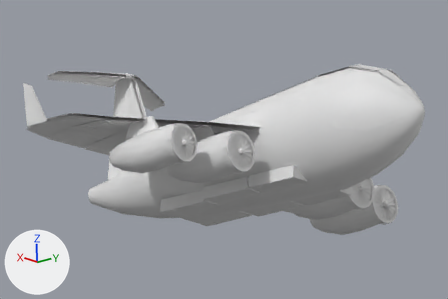
The Blender file assets/modelos/FCU_ala_de_obsidiana/FCU_ala_de_obsidiana.blend as it was, and as the next commit left it.
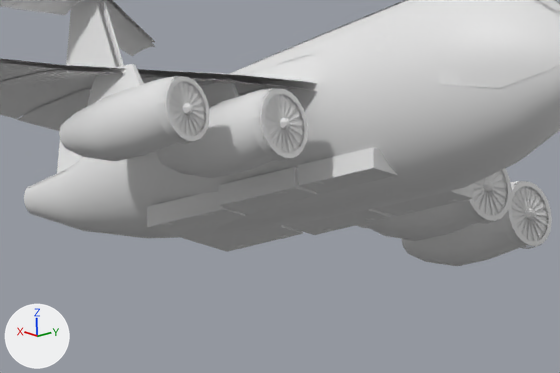
Each version is shown from the file's camera 'Camera', then close up on the part from 17% to 90% of the width and 26% to 100% of the height. The axes (+X, +Y, +Z) are drawn at lower left. The lights are the same throughout. The last two pictures show the newer version.

In view in the first close-up: 'FCU_ala_de_obsidiana'.
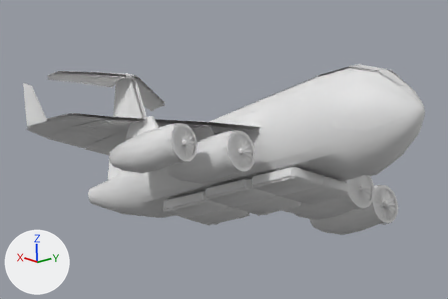
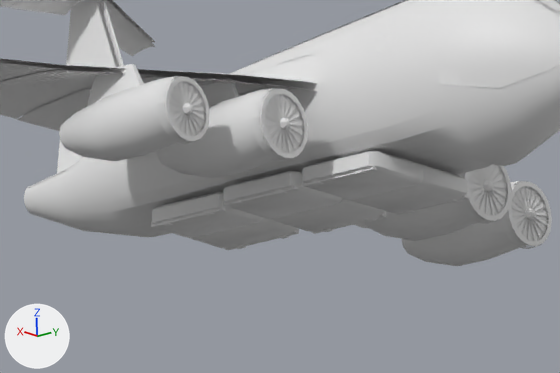
Location of each change, [x1, y1, x2, y2] in pixels of the close-ups (560 x 373 px):
part 1 of me_fcu_ala_de_obsidiana, rebuilt (29% narrower, 21% shorter): before [147, 192, 303, 252]; after [152, 192, 263, 239]
part 2 of me_fcu_ala_de_obsidiana, rebuilt (31% narrower, 29% shorter): before [298, 147, 473, 216]; after [302, 151, 423, 200]
part 3 of me_fcu_ala_de_obsidiana, rebuilt (31% narrower, 28% shorter): before [219, 167, 391, 235]; after [224, 171, 343, 220]
part 4 of me_fcu_ala_de_obsidiana, cut back: before [69, 124, 513, 238]; after [69, 124, 494, 249]

The change in detail:
me_fcu_ala_de_obsidiana is used by ob_fcu_ala_de_obsidiana; location (0.0, 0.0, 0.0).
me_fcu_ala_de_obsidiana had 4362 vertices, 3594 faces and spanned x -36.5..36.5, y -38.8..34.4, z -8.8..19.8.
me_fcu_ala_de_obsidiana now has 4614 vertices, 3765 faces and spans x -36.5..36.5, y -38.8..34.4, z -8.0..19.8.
me_fcu_ala_de_obsidiana part 1: the loose piece of 8 vertices spanning x -5.9..5.9, y -18.6..-8.7, z -7.9..-5.8 is rebuilt with 24 vertices and now spans x 0.0..5.9, y -18.6..-8.7, z -7.9..-5.8.
me_fcu_ala_de_obsidiana part 2: the loose piece of 8 vertices spanning x -7.3..7.3, y 2.2..12.1, z -7.9..-5.8 is rebuilt with 24 vertices and now spans x 0.0..7.3, y 2.2..12.1, z -7.9..-5.8.
me_fcu_ala_de_obsidiana part 3: the loose piece of 8 vertices spanning x -7.1..7.1, y -8.2..1.6, z -7.9..-5.8 is rebuilt with 24 vertices and now spans x 0.0..7.1, y -8.2..1.6, z -7.9..-5.8.
Part 4, on me_fcu_ala_de_obsidiana:
10 vertices in x -2.2..2.2, y -24.8, z -6.5..-6.1 move by (0.0, 0.0, 0.1).
8 vertices in x -6.6..6.6, y -6.5..3.9, z -5.9 move by (0.0, 0.0, 0.5).
8 vertices in x -5.2..5.2, y 3.9..14.4, z -7.1 move by (0.0, 0.0, 1.7).
8 vertices in x -3.4..3.4, y -16.1..-6.5, z -7.7 move by (0.0, 0.0, 2.3).
6 vertices in x -3.6..3.6, y -16.1..3.9, z -7.9 move by (0.0, 0.0, 2.5).
4 vertices in x -5.5..5.5, y -16.1, z -5.6 move by (0.0, 0.0, 0.2).
38 vertices move from x -6.5..6.5, y -16.1..14.4, z -8.8..-5.8 to x -6.5..6.5, y -16.1..14.4, z -5.4.
153 vertices are added at x -7.3..6.7, y -18.6..12.1, z -7.9..-5.8.
20 new vertices lie (0.0, 8.9, 0.0) away from vertices in x -6.7..6.7, y -18.1..2.7, z -7.9..-5.8.
15 new vertices lie (0.0, 0.0, 1.4) away from vertices in x -7.3..0.0, y -18.6..12.1, z -7.6.
8 new vertices lie (9.6, 0.0, 0.0) away from vertices in x -4.8, y -16.8..-10.5, z -6.1.
8 new vertices lie (0.0, 9.0, 0.0) away from vertices in x -6.5..6.5, y -7.8, z -7.9..-6.1.
120 new faces join them.
